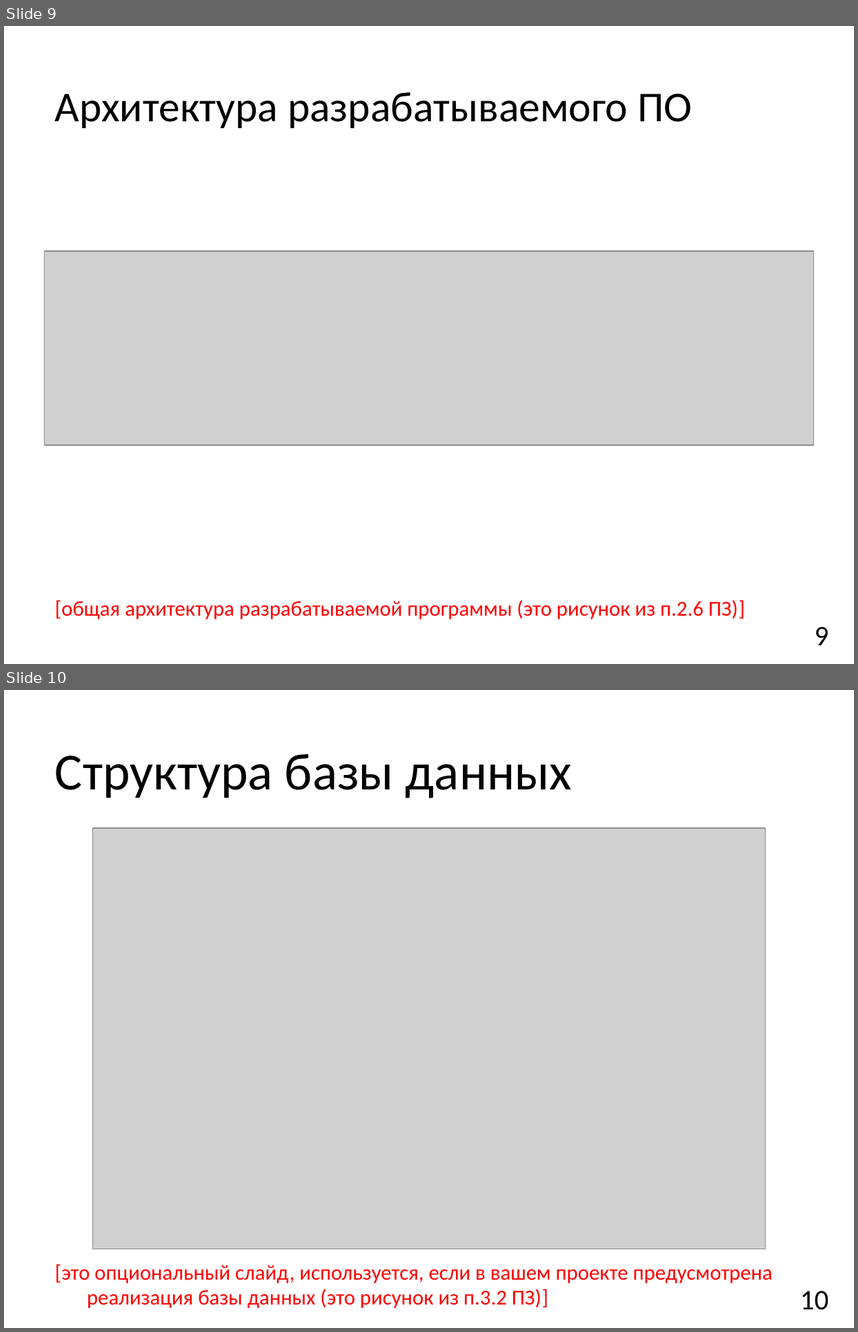
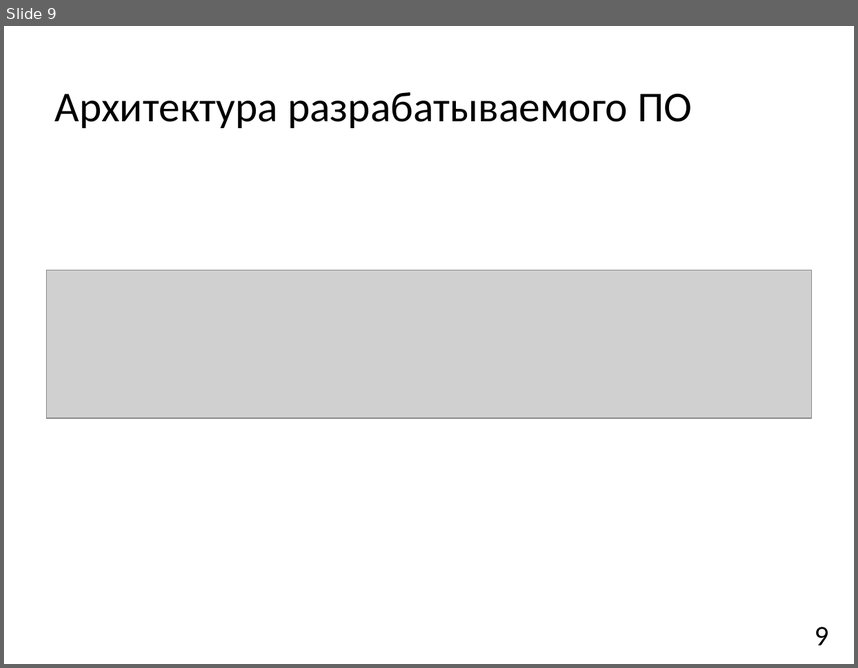
Before and after one commit to ostaaaaat/monitoring, a slide deck: 3 [Презентация].pptx. Shown one above the other, each under a label of ours: slides 9 and 10 before the commit, slide 9 after it. The pictures are 858x1332 and 858x668 pixels, drawn with LibreOffice and Linux fonts; fonts in the diff are those of the drawing; grey boxes stand for pictures. Boxes give left, top, right and bottom in pixels: in the first picture for what was removed or moved away, otherwise in the second. Text is boxed around its words. In the diff, an @@ line names an element or a change of style, - is before the commit and + after.

```diff
--- a/3 [Презентация].pptx
+++ b/3 [Презентация].pptx
@@ slide 10 removed at (4, 690, 854, 1328), background #FFFFFF @@
@@ title removed at (55, 753, 572, 798) @@
-Структура базы данных
@@ picture removed at (92, 828, 766, 1248) @@
@@ text removed at (55, 1263, 773, 1308) @@
-[это опциональный слайд, используется, если в вашем проекте предусмотрена реализация базы данных (это рисунок из п.3.2 ПЗ)]
@@ page number removed at (800, 1290, 829, 1310) @@
-10
@@ slide 9 changed as well @@
@@ picture: place and size @@
-picture at (44, 251, 814, 445)
+picture at (47, 270, 811, 418)
@@ text removed at (55, 599, 745, 619) @@
-[общая архитектура разрабатываемой программы (это рисунок из п.2.6 ПЗ)]
```
Also in this commit, not shown: 10 other slides changed, 7 slides added, 7 other slides removed.
